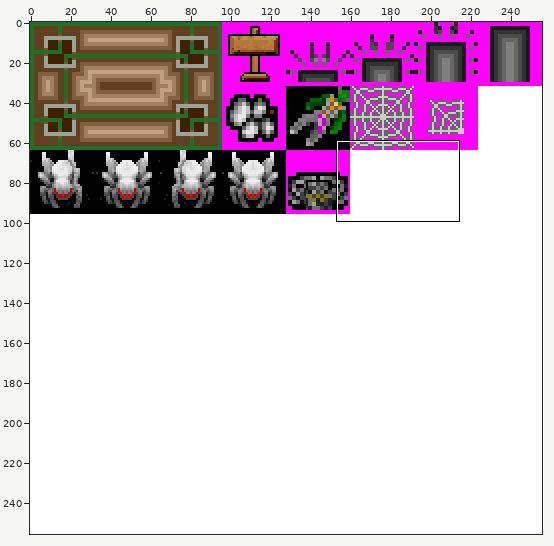
Two versions of one sprite sheet, worlds/haxima-1.001/images/gmcnutt/features2.png. The picture above shows the old version from afar; the outline marks the close-up.
Close-up. Earlier state:
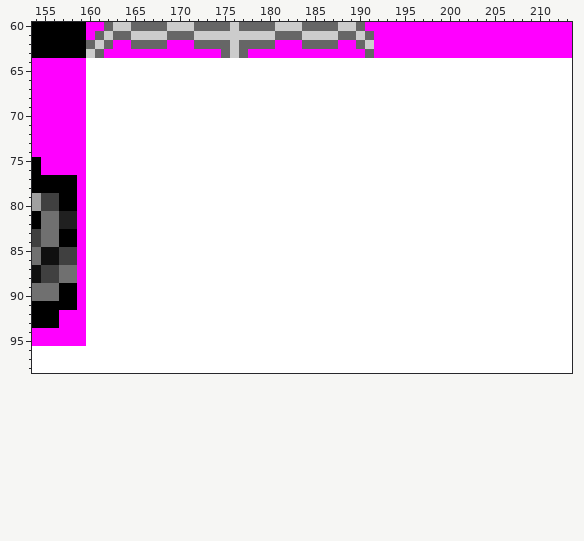
The file is 256x256 pixels. Colours within 5 levels of each other are drawn and written as one. Shown: x 154..213, y 60..98. The commit also changed other parts of the picture, which this record leaves out.
After the commit:
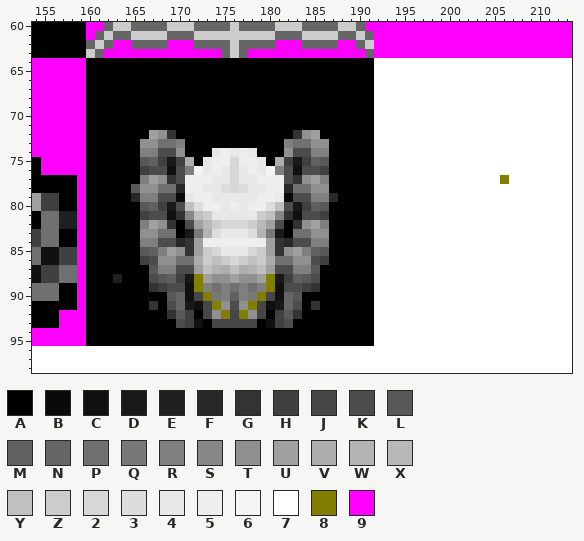
Palette (. is transparent): A #000000  B #0a0a0a  C #101010  D #191919  E #202020  F #282828  G #333333  H #404040  J #464646  K #4c4c4c  L #585858  M #606060  N #666666  P #707070  Q #787878  R #7f7f7f  S #878787  T #909090  U #a0a0a0  V #adadad  W #b3b3b3  X #b9b9b9  Y #c0c0c0  Z #cccccc  2 #d7d7d7  3 #dddddd  4 #e8e8e8  5 #eeeeee  6 #f4f4f4  7 #ffffff  8 #827f00  9 #ff00ff
Diff:
y 64..71: x 160..191 77777777777777777777777777777777 -> AAAAAAAAAAAAAAAAAAAAAAAAAAAAAAAA
y 72: x 160..191 77777777777777777777777777777777 -> AAAAAAAUTGAAAAAAAAAAAAAGTUAAAAAA
y 73: x 160..191 77777777777777777777777777777777 -> AAAAAATTPPRAAAAAAAAAAARPPTTAAAAA
y 74: x 160..191 77777777777777777777777777777777 -> AAAAAARRKKTAAA45454AAATKKRRAAAAA
y 75: x 160..191 77777777777777777777777777777777 -> AAAAAALMHDHVA4552554AVHDHMLAAAAA
y 76: x 160..191 77777777777777777777777777777777 -> AAAAAAHKKCKR645424546RKCKKHAAAAA
y 77: x 160..191 77777777777777777777777777777777 -> AAAAAARUTGK55544244555KGTURAAAAA; x 206 7 -> 8
y 78: x 160..191 77777777777777777777777777777777 -> AAAAALTTPPF55443234455FPPTTAAAAA
y 79: x 160..191 77777777777777777777777777777777 -> AAAAAFRRKKB45544444554BKKRRFAAAA
y 80: x 160..191 77777777777777777777777777777777 -> AAAAAALMHDKY355454553YKDHMLAAAAA
y 81: x 160..191 77777777777777777777777777777777 -> AAAAAAHKKCGSYZ44444ZYSGCKKHAAAAA
y 82: x 160..191 77777777777777777777777777777777 -> AAAAAARUTGAKUXZ222ZXUKAGTURAAAAA
y 83: x 160..191 77777777777777777777777777777777 -> AAAAAATTPPADQW34443WQDAPPTTAAAAA
y 84: x 160..191 77777777777777777777777777777777 -> AAAAAARRKKFGU5555555UGFKKRRAAAAA
y 85: x 160..191 77777777777777777777777777777777 -> AAAAAALMRUTGUZ24442ZUGTURMLAAAAA
y 86: x 160..191 77777777777777777777777777777777 -> AAAAAAHKTTPPVZYZ2ZYZVPPTTKHAAAAA
y 87: x 160..191 77777777777777777777777777777777 -> AAAAAAALRRKKUYWVYVWYUKKRRLAAAAAA
y 88: x 160..191 77777777777777777777777777777777 -> AAAEAAAKLMHD8UTTUTTU8DHMLKAAAAAA
y 89: x 160..191 77777777777777777777777777777777 -> AAAAAAAGHKKC8RPRPRPR8CKKHGAAAAAA
y 90: x 160..191 77777777777777777777777777777777 -> AAAAAAAAALNCJ8QRMRQ8JCNLAAAAAAAA
y 91: x 160..191 77777777777777777777777777777777 -> AAAAAAAGAKNDCJ8TKT8JCDNKAGAAAAAA
y 92: x 160..191 77777777777777777777777777777777 -> AAAAAAAAAGLHAJT8J8TJAHLGAAAAAAAA
y 93: x 160..191 77777777777777777777777777777777 -> AAAAAAAAAAKHCAJJJJJACHKAAAAAAAAA
y 94..95: x 160..191 77777777777777777777777777777777 -> AAAAAAAAAAAAAAAAAAAAAAAAAAAAAAAA
Pixel boxes of the changes (left, top, right, bottom) in both close-ups:
changed: (86, 58, 374, 346)
changed: (500, 175, 509, 184)
